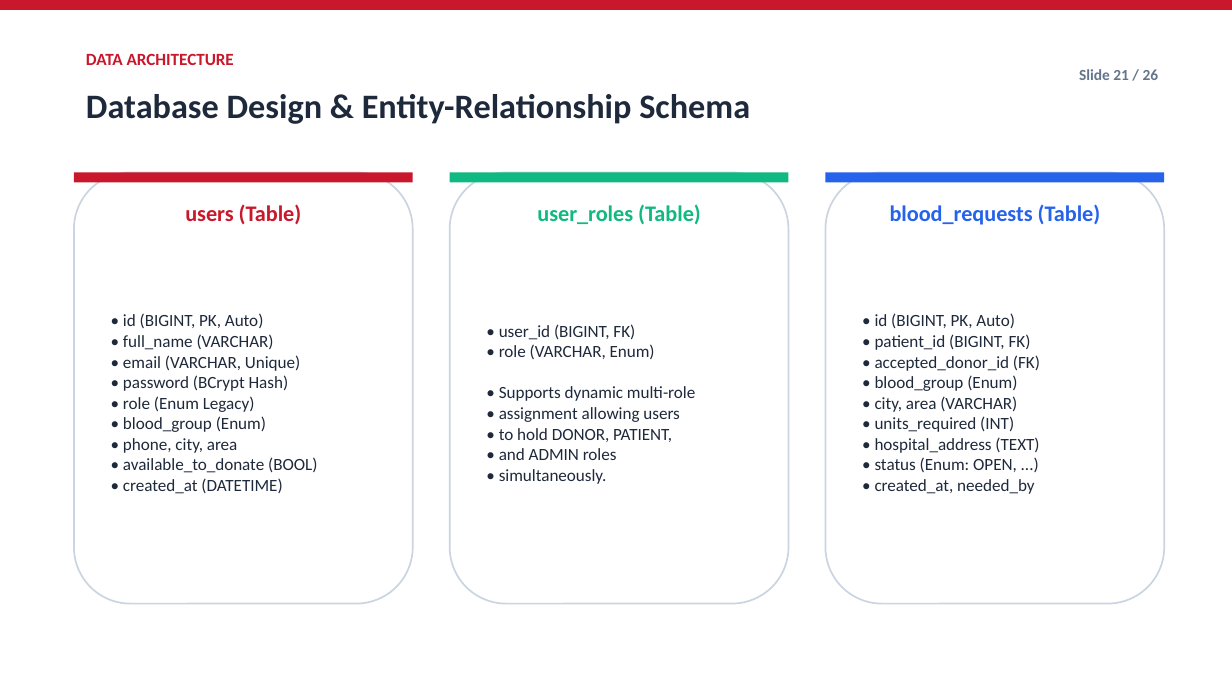
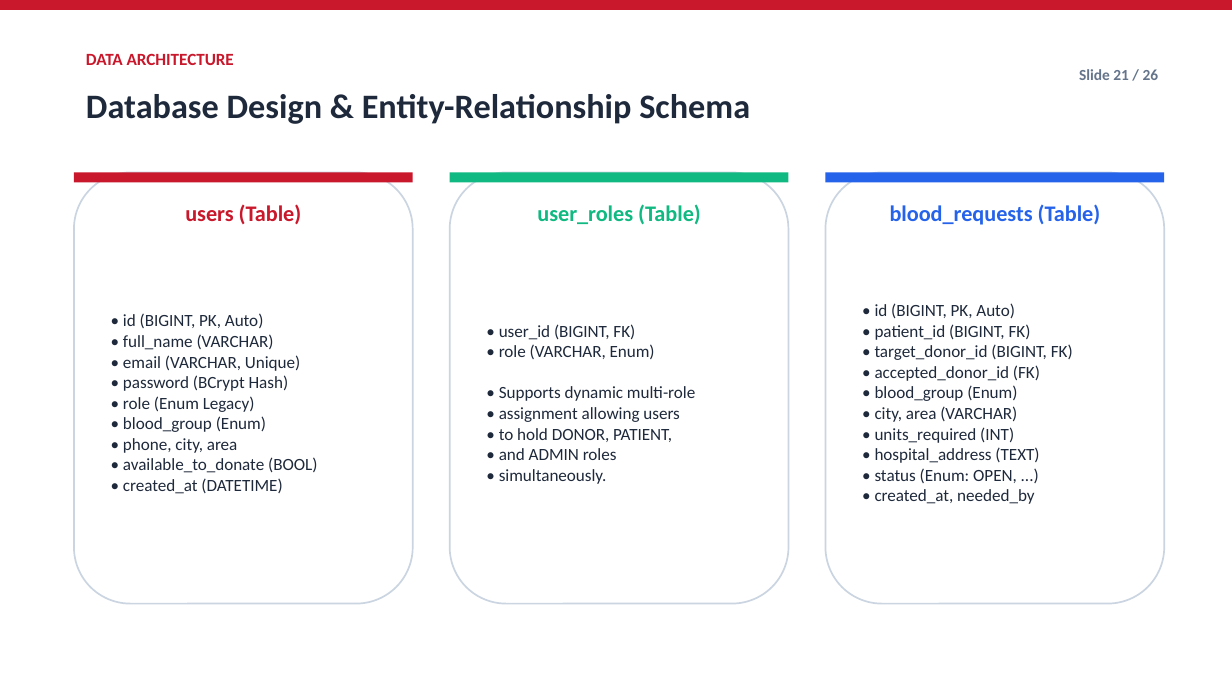
Before and after one commit to mujahidateeb/smart-blood-donor-finder, a slide deck: slide 21 of PRESENTATION_DECK.pptx. Drawn at 1232x693 pixels with LibreOffice and Linux fonts; fonts in the diff are those of the drawing. Boxes give left, top, right and bottom in pixels: in the first picture for what was removed or moved away, otherwise in the second. Text is boxed around its words. In the diff, an @@ line names an element or a change of style, - is before the commit and + after.

Commit message:
Donors process updated

```diff
--- a/PRESENTATION_DECK.pptx
+++ b/PRESENTATION_DECK.pptx
@@ text at [875, 303, 1073, 504]: text changed @@
-• id (BIGINT, PK, Auto)
-• patient_id (BIGINT, FK)
-• accepted_donor_id (FK)
-• blood_group (Enum)
-• city, area (VARCHAR)
-• units_required (INT)
-• hospital_address (TEXT)
-• status (Enum: OPEN, ...)
-• created_at, needed_by
+• id (BIGINT, PK, Auto)
+• patient_id (BIGINT, FK)
+• target_donor_id (BIGINT, FK)
+• accepted_donor_id (FK)
+• blood_group (Enum)
+• city, area (VARCHAR)
+• units_required (INT)
+• hospital_address (TEXT)
+• status (Enum: OPEN, ...)
+• created_at, needed_by
```
Also in this commit, not shown: 7 other slides changed, 20 other files.
